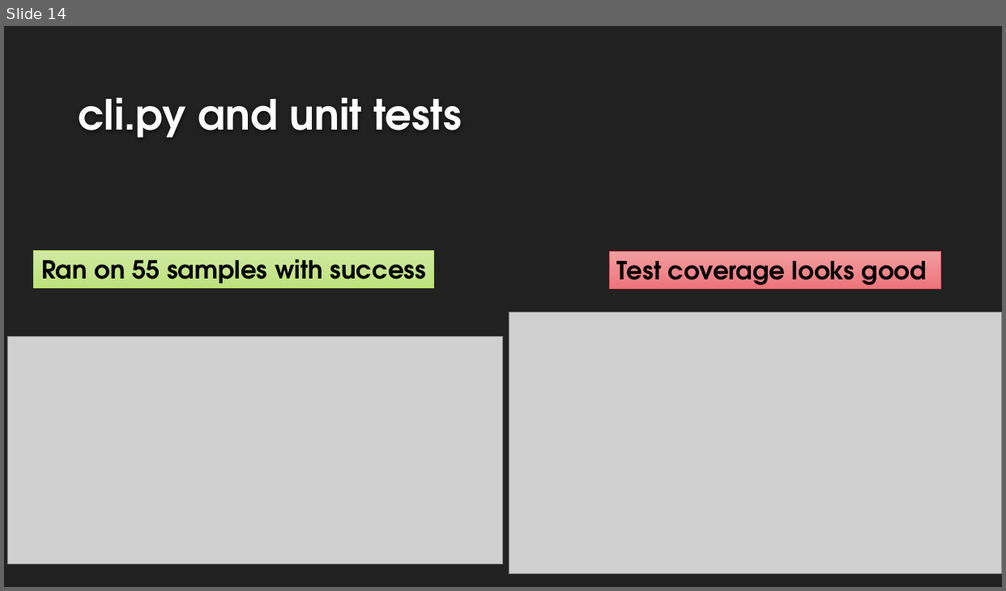
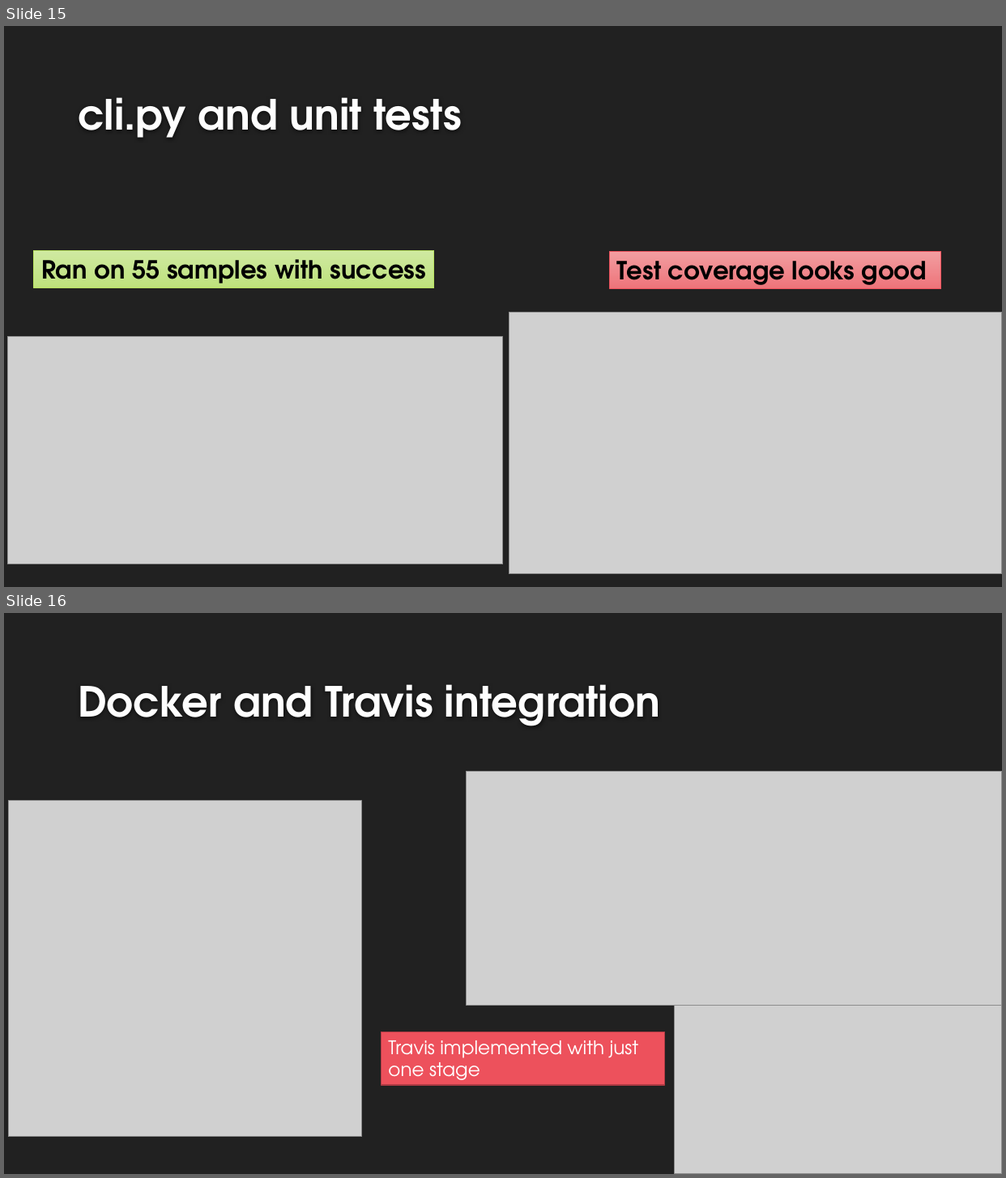
Before and after one commit to zhangchipku/luigi_RNA_seq, a slide deck: Using Luigi to control RNA-seq data processing pipeline.pptx. Shown one above the other, each under a label of ours: slide 14 before the commit, slides 15 and 16 after it. The pictures are 1006x591 and 1006x1178 pixels, drawn with LibreOffice and Linux fonts; fonts in the diff are those of the drawing; grey boxes stand for pictures; background and template pictures are left out. Boxes give left, top, right and bottom in pixels: in the first picture for what was removed or moved away, otherwise in the second. Text is boxed around its words. In the diff, an @@ line names an element or a change of style, - is before the commit and + after.

```diff
--- a/Using Luigi to control RNA-seq data processing pipeline.pptx
+++ b/Using Luigi to control RNA-seq data processing pipeline.pptx
@@ slide 16 added at (4, 613, 1002, 1174), background #212121 @@
@@ title added at (78, 684, 660, 726), 40 pt, text #FEFEFE, bold @@
+Docker and Travis integration
@@ picture added at (466, 771, 1002, 1005) @@
@@ picture added at (9, 801, 362, 1137) @@
@@ picture added at (675, 1005, 1002, 1174) @@
@@ rectangle added at (381, 1033, 665, 1085), fill #ED515C, outline #AF3C44 1.25 pt, 18 pt, text #FFFFFF @@
+Travis implemented with just one stage
@@ what was slide 14 is now slide 15 @@
```
Also in this commit, not shown: 2 slides changed, 1 other slide added, 3 other files.
